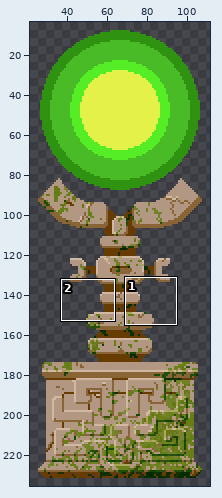
Edited in one commit: sprite sheet (Assets/ArtAssets/Spritesheets/Enemy/Laser Statue/Eye Statue_Base_Green.png). Above: a wide view before the commit, with the close-up outlined.
Close-up. Old version:
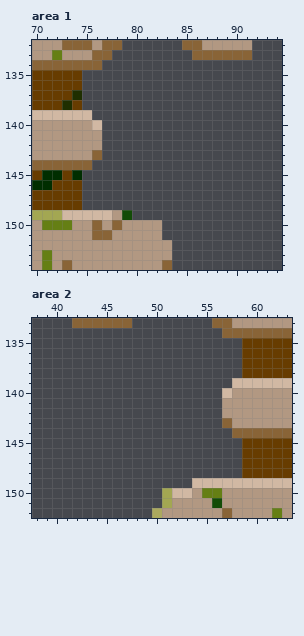
The file is 135x240 pixels. Colours within 5 levels of each other are drawn and written as one. Shown: area 1: x 70..94, y 132..154; area 2: x 38..63, y 133..152. The wide view leaves out empty margins. The commit also changed other parts of the picture, which this record leaves out.
After the commit:
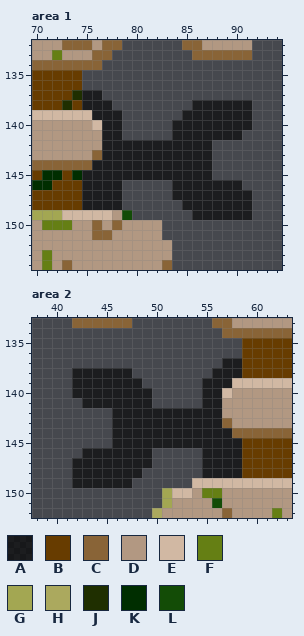
Palette (. is transparent): A #00000099  B #673c00  C #896437  D #b29882  E #d1b8a3  F #657f14  G #a3a752  H #aba95e  J #1f2f00  K #002e00  L #134c06
Edits made:
{"where": "area 1"}
{"y":137,"x":75,"old":"..","new":"AA"}
{"y":138,"x":75,"old":"...","new":"AAA"}
{"y":138,"x":86,"old":"......","new":"AAAAAA"}
{"y":139,"x":76,"old":"...","new":"AAA"}
{"y":139,"x":85,"old":".......","new":"AAAAAAA"}
{"y":140,"x":77,"old":"..","new":"AA"}
{"y":140,"x":84,"old":"........","new":"AAAAAAAA"}
{"y":141,"x":77,"old":"..","new":"AA"}
{"y":141,"x":84,"old":".......","new":"AAAAAAA"}
{"y":142,"x":77,"old":"...........","new":"AAAAAAAAAAA"}
{"y":143,"x":77,"old":"...........","new":"AAAAAAAAAAA"}
{"y":144,"x":76,"old":"............","new":"AAAAAAAAAAAA"}
{"y":145,"x":75,"old":".............","new":"AAAAAAAAAAAAA"}
{"y":146,"x":75,"old":"....","new":"AAAA"}
{"y":146,"x":84,"old":".......","new":"AAAAAAA"}
{"y":147,"x":75,"old":"....","new":"AAAA"}
{"y":147,"x":84,"old":"........","new":"AAAAAAAA"}
{"y":148,"x":75,"old":"....","new":"AAAA"}
{"y":148,"x":85,"old":".......","new":"AAAAAAA"}
{"y":149,"x":86,"old":"......","new":"AAAAAA"}
{"where": "area 2"}
{"y":137,"x":57,"old":"..","new":"AA"}
{"y":138,"x":42,"old":"......","new":"AAAAAA"}
{"y":138,"x":56,"old":"...","new":"AAA"}
{"y":139,"x":42,"old":".......","new":"AAAAAAA"}
{"y":139,"x":55,"old":"...","new":"AAA"}
{"y":140,"x":42,"old":"........","new":"AAAAAAAA"}
{"y":140,"x":55,"old":"..","new":"AA"}
{"y":141,"x":43,"old":".......","new":"AAAAAAA"}
{"y":141,"x":55,"old":"..","new":"AA"}
{"y":142,"x":46,"old":"...........","new":"AAAAAAAAAAA"}
{"y":143,"x":46,"old":"...........","new":"AAAAAAAAAAA"}
{"y":144,"x":46,"old":"............","new":"AAAAAAAAAAAA"}
{"y":145,"x":46,"old":".............","new":"AAAAAAAAAAAAA"}
{"y":146,"x":43,"old":".......","new":"AAAAAAA"}
{"y":146,"x":55,"old":"....","new":"AAAA"}
{"y":147,"x":42,"old":"........","new":"AAAAAAAA"}
{"y":147,"x":55,"old":"....","new":"AAAA"}
{"y":148,"x":42,"old":".......","new":"AAAAAAA"}
{"y":148,"x":55,"old":"....","new":"AAAA"}
{"y":149,"x":42,"old":"......","new":"AAAAAA"}
